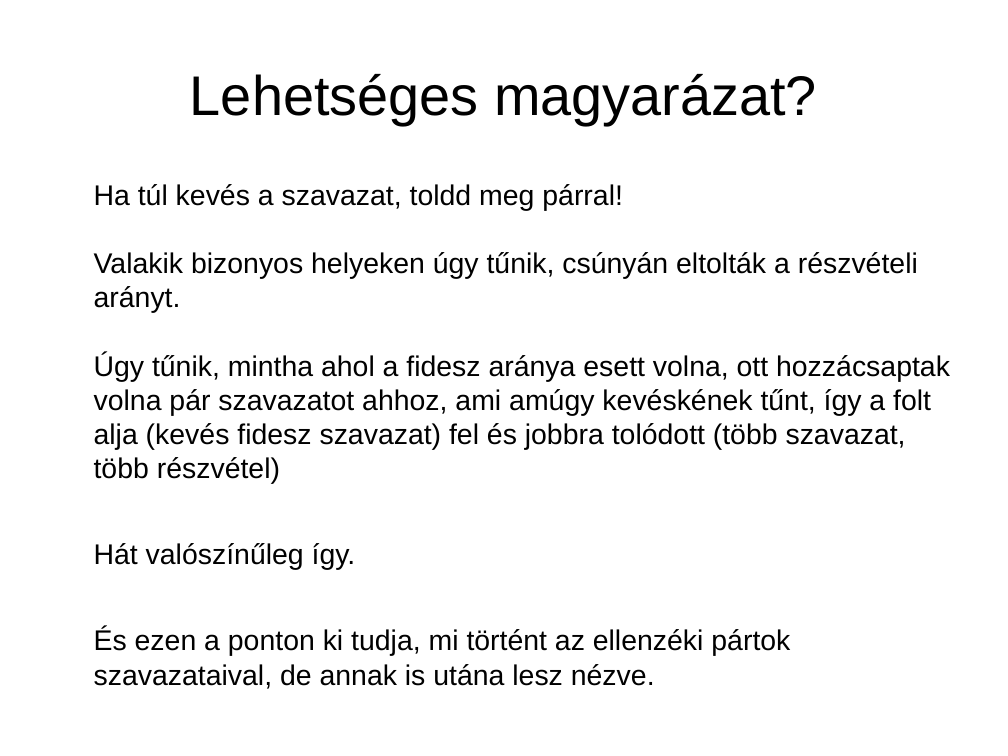
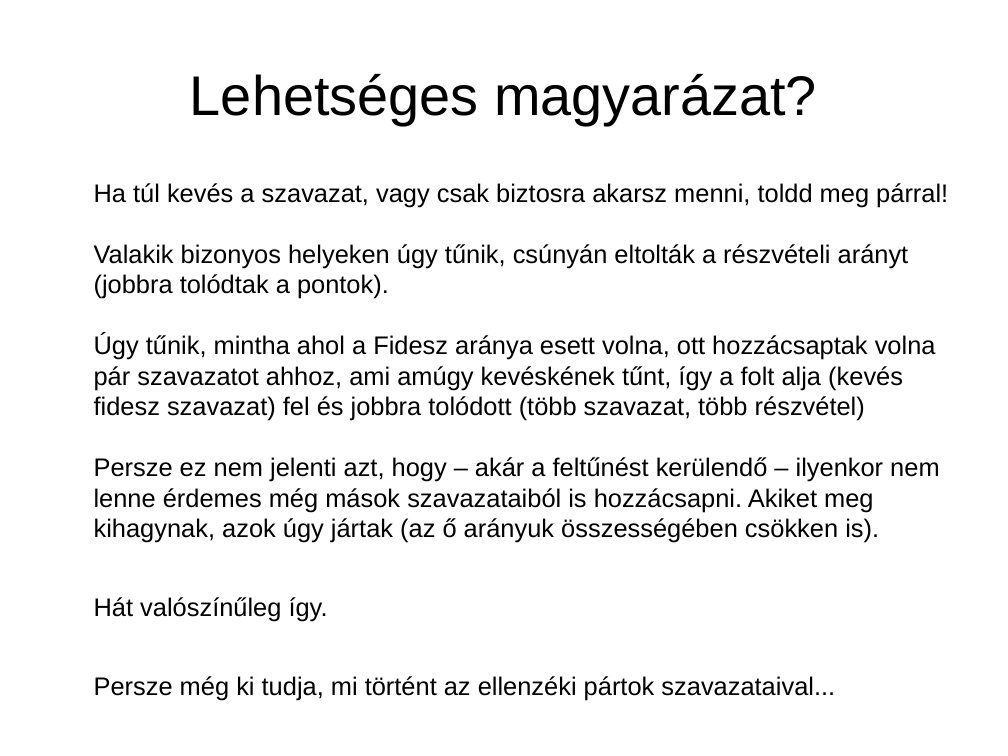
Before and after one commit to brezniczky/ep_elections_2019_hun, a slide deck: slide 12 of slides/hun/slides.odp (slide 10 before the commit). Drawn at 1008x756 pixels with LibreOffice and Linux fonts; fonts in the diff are those of the drawing. Boxes give left, top, right and bottom in pixels: in the first picture for what was removed or moved away, otherwise in the second. Text is boxed around its words. In the diff, an @@ line names an element or a change of style, - is before the commit and + after.

```diff
--- a/slides/hun/slides.odp
+++ b/slides/hun/slides.odp
@@ text at (94,183,948,543): text changed; size 22.4 to 20 pt @@
-Ha túl kevés a szavazat, toldd meg párral!
-Valakik bizonyos helyeken úgy tűnik, csúnyán eltolták a részvételi arányt.
-Úgy tűnik, mintha ahol a fidesz aránya esett volna, ott hozzácsaptak volna pár szavazatot ahhoz, ami amúgy kevéskének tűnt, így a folt alja (kevés fidesz szavazat) fel és jobbra tolódott (több szavazat, több részvétel)
+Ha túl kevés a szavazat, vagy csak biztosra akarsz menni, toldd meg párral!
+Valakik bizonyos helyeken úgy tűnik, csúnyán eltolták a részvételi arányt (jobbra tolódtak a pontok).
+Úgy tűnik, mintha ahol a Fidesz aránya esett volna, ott hozzácsaptak volna pár szavazatot ahhoz, ami amúgy kevéskének tűnt, így a folt alja (kevés fidesz szavazat) fel és jobbra tolódott (több szavazat, több részvétel)
+Persze ez nem jelenti azt, hogy – akár a feltűnést kerülendő – ilyenkor nem lenne érdemes még mások szavazataiból is hozzácsapni. Akiket meg kihagynak, azok úgy jártak (az ő arányuk összességében csökken is).
@@ text at (94,597,328,622): size 22.4 to 20 pt in "Hát valószínűleg így." @@
@@ text at (94,628,790,689): text changed; size 22.4 to 20 pt @@
-És ezen a ponton ki tudja, mi történt az ellenzéki pártok szavazataival, de annak is utána lesz nézve.
+Persze még ki tudja, mi történt az ellenzéki pártok szavazataival...
```
Also in this commit, not shown: 5 other slides changed, 14 slides added, 2 slides removed, 2 other files.
